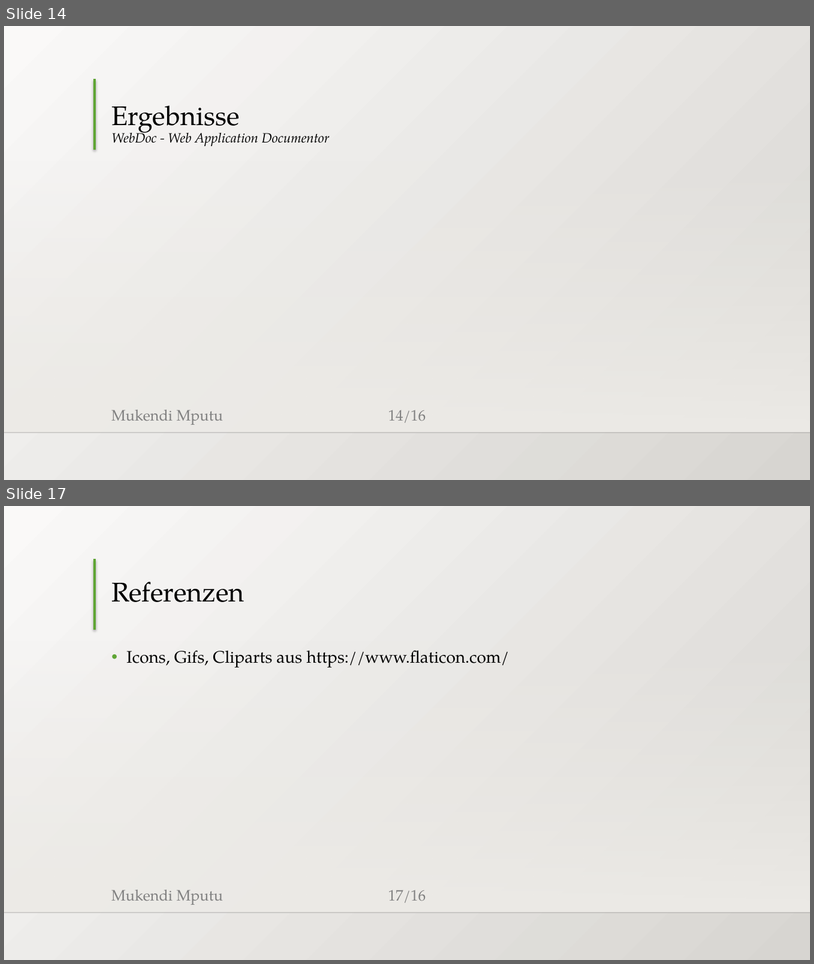
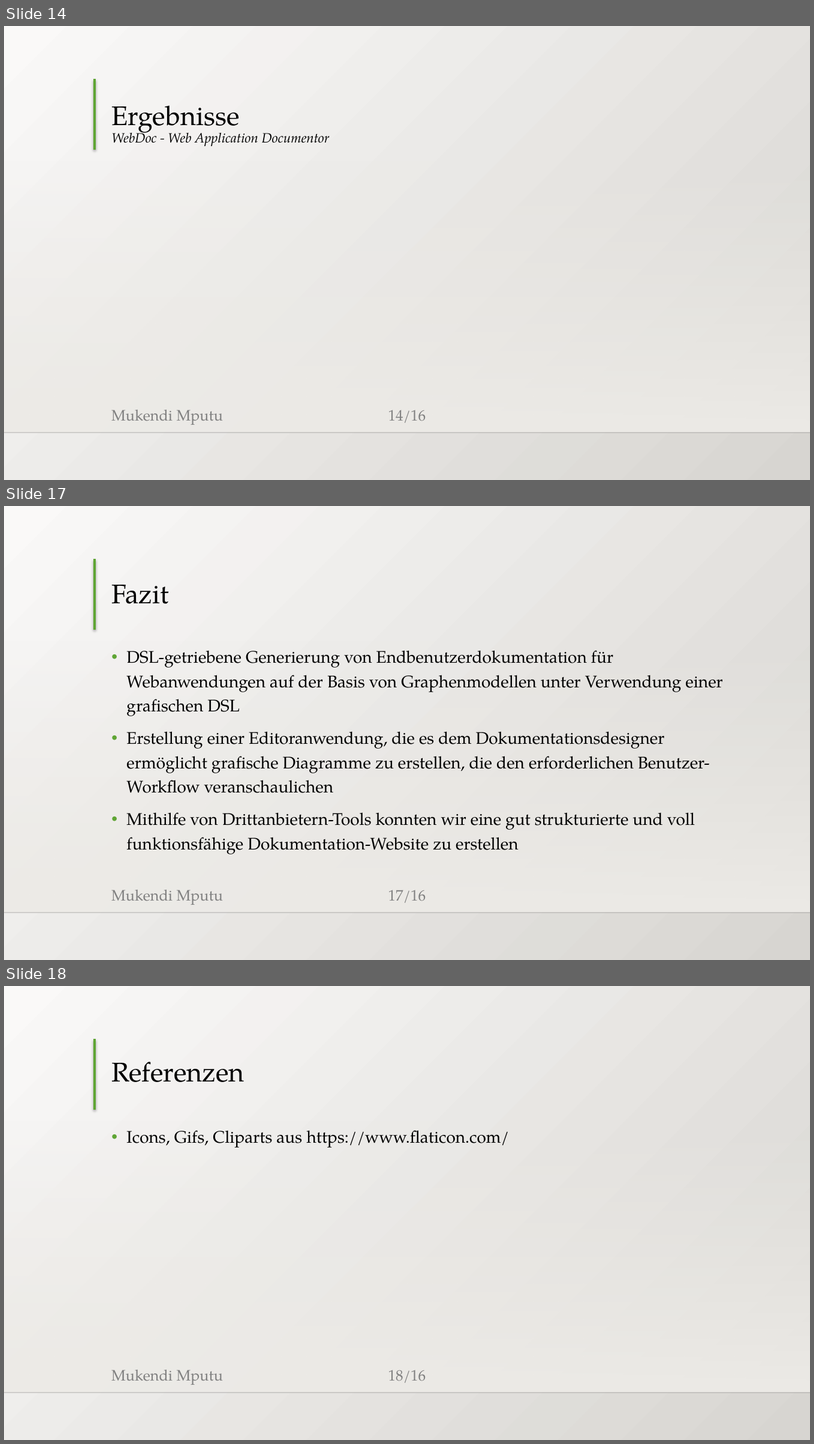
Before and after one commit to MukendiMputu/BachelorThesis, a slide deck: Abschlussvortrag.pptx. Shown one above the other, each under a label of ours: slides 14 and 17 before the commit, slides 14, 17 and 18 after it; the slides between them are not shown. The pictures are 814x964 and 814x1444 pixels, drawn with LibreOffice and Linux fonts; fonts in the diff are those of the drawing; background and template pictures are left out. Boxes give left, top, right and bottom in pixels: in the first picture for what was removed or moved away, otherwise in the second. Text is boxed around its words. In the diff, an @@ line names an element or a change of style, - is before the commit and + after.

```diff
--- a/Abschlussvortrag.pptx
+++ b/Abschlussvortrag.pptx
@@ slide 17 added at [4, 506, 810, 960], background gradient #FAFAF9 to #D7D5D2; not listed: 5 template elements that a slide beside it also shows @@
@@ title added at [111, 585, 168, 604], 32 pt, text #000000 @@
+Fazit
@@ text added at [126, 650, 723, 854], 20 pt, text #000000 @@
+• DSL-getriebene Generierung von Endbenutzerdokumentation für Webanwendungen auf der Basis von Graphenmodellen unter Verwendung einer grafischen DSL
+• Erstellung einer Editoranwendung, die es dem Dokumentationsdesigner ermöglicht grafische Diagramme zu erstellen, die den erforderlichen Benutzer-Workflow veranschaulichen
+• Mithilfe von Drittanbietern-Tools konnten wir eine gut strukturierte und voll funktionsfähige Dokumentation-Website zu erstellen
@@ what was slide 17 is now slide 18 @@
@@ page number at [389, 1369, 426, 1383]: text changed @@
-17/16
+18/16
```
Also in this commit, not shown: 8 slides changed, 1 other slide added, 1 slide removed.
